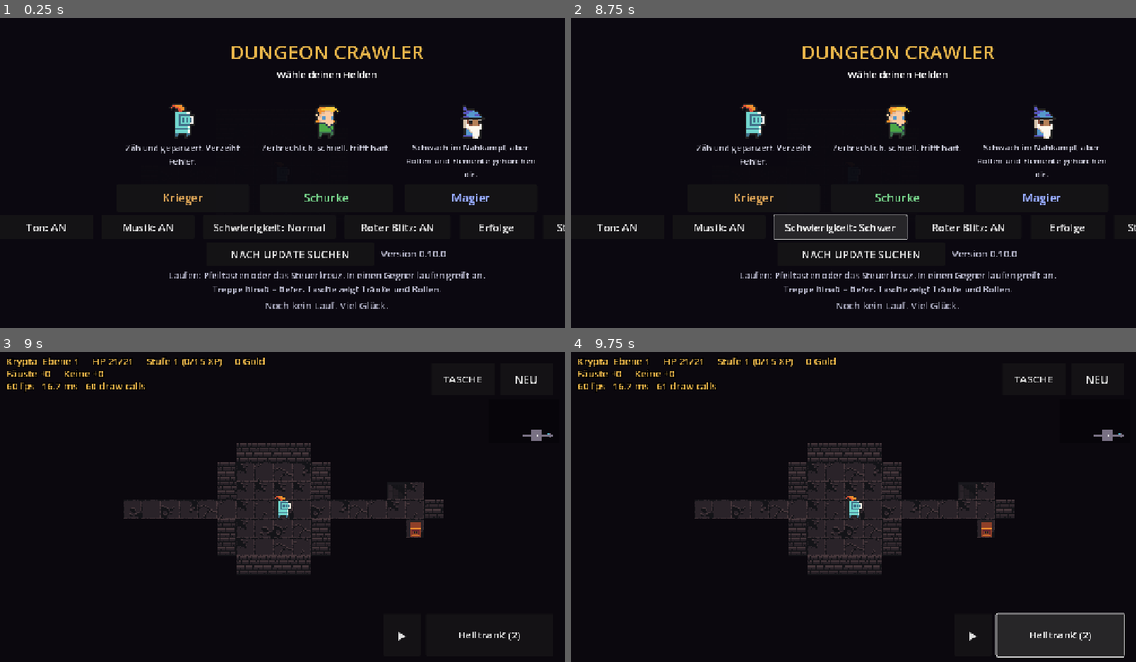
Above: before the commit, frames 1-4 (two rows, left to right).
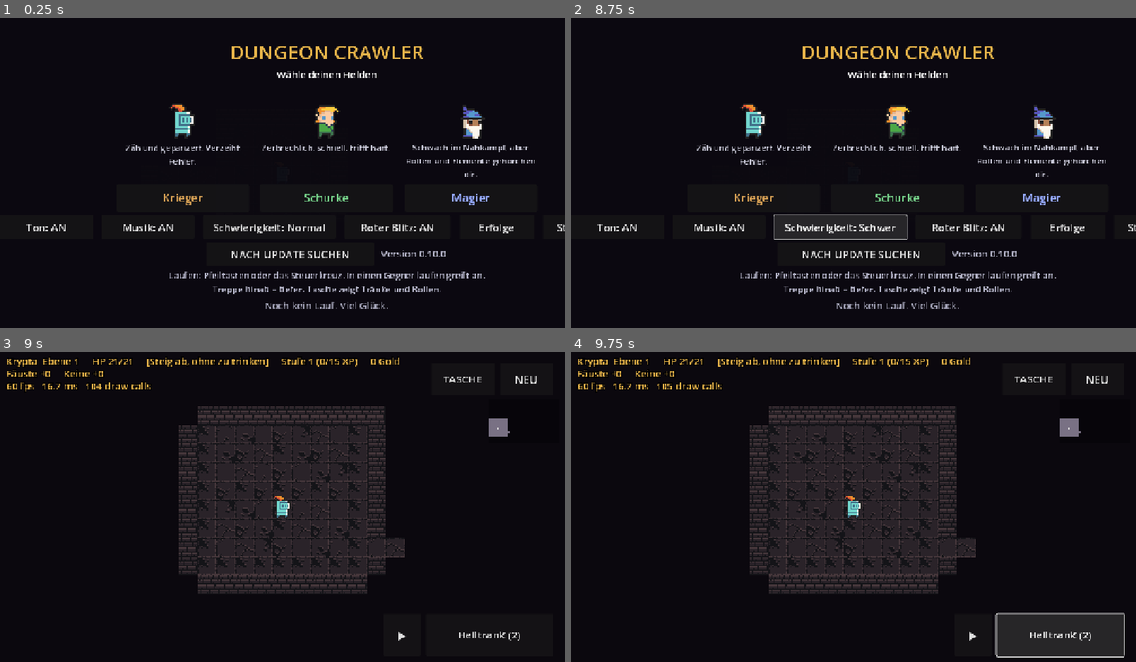
Above: after the commit, the same moments.

Repository: GermanDudeXX/dungeon-crawler
Game: Godot game, scene res://scenes/main.tscn
Same seed, same stepped clock (60 frames per second), same inputs: the game is played once before the commit and once after it.
Inputs:
- Up to frame 1 (0.25 s): no input
- Up to frame 2 (8.75 s): click "Ton: AN" at 0.5 s; click "Ton: AUS" at 1.25 s; click "Musik: AN" at 2 s; click "Musik: AUS" at 2.75 s; click "Roter Blitz: AN" at 3.5 s; click "Roter Blitz: AUS" at 4.25 s; click "Schwierigkeit: Normal" at 5 s; click "Schwierigkeit: Schwer" at 5.75 s; click "Schwierigkeit: Hardcore" at 6.5 s; click "Schwierigkeit: Leicht" at 7.25 s; click "Schwierigkeit: Normal" at 8 s
- Up to frame 3 (9 s): click "Krieger" at 8.75 s
- Up to frame 4 (9.75 s): click "Heiltrank (2)" at 9.5 s

Frames 1-2 are identical in both runs. In frame 3, 13% of the frame differs, in the area x 15-98%, y 1-78%; in frame 4, 13%.

Commit message:
Godot: ein Auftrag pro Ebene
Räume die Ebene, öffne die Truhe, berühre den Schrein, erschlage den
Anführer, steig ab ohne zu trinken, steig ab ohne Schaden. Freiwillig:
eine Ebene ist fertig, wenn man die Treppe findet, und ein Ziel, das man
erfüllen muss, ist eine Pflicht statt ein Grund, sich umzusehen. Bezahlt
wird beim Abstieg, in Gold und manchmal einem Trank.

Gewählt wird erst, wenn die Ebene fertig eingerichtet ist, und nur aus
dem, was sie hergibt: der Auftrag, eine Truhe zu öffnen, auf einer Ebene
ohne Truhe wäre kein Ziel, sondern ein Fehler mit Belohnung. Die beiden
"ohne"-Aufträge entscheiden sich erst auf der Treppe - sie handeln
davon, was nicht passiert ist, und vorher steht das nicht fest.

Der Selbsttest baut dreißig Ebenen und prüft, dass kein Auftrag etwas
verlangt, was die Ebene nicht hat; räumt dann eine leer und verlangt,
dass der Auftrag das merkt und auf der Treppe auszahlt - und dass ein
verfehlter nichts zahlt.

Co-Authored-By: Claude Opus 5 <noreply@anthropic.com>
Claude-Session: https://claude.ai/code/session_01WQiUvBCjkdxtXigdz77eh9

Diff:
--- a/godot/scripts/data.gd
+++ b/godot/scripts/data.gd
@@ -726,3 +726,19 @@
 		if roll <= 0.0:
 			return theme
 	return pool[-1]
+
+
+# --- Aufträge -------------------------------------------------------------
+# One optional goal per floor, paid out on the way down. Optional on
+# purpose: a floor is finished by finding the stairs, and a goal that has
+# to be met is a chore rather than a reason to look around. "needs" names
+# what the floor must contain for the goal to make sense at all.
+const QUESTS := [
+	{"id": "clear", "name": "Räume die Ebene", "gold": 20, "potion": 0},
+	{"id": "chest", "name": "Öffne die Truhe", "needs": "chest", "gold": 15, "potion": 1},
+	{"id": "shrine", "name": "Berühre den Schrein", "needs": "shrine", "gold": 15, "potion": 0},
+	{"id": "dry", "name": "Steig ab, ohne zu trinken", "gold": 25, "potion": 1},
+	{"id": "unhurt", "name": "Steig ab, ohne Schaden zu nehmen", "gold": 35, "potion": 1},
+	{"id": "boss", "name": "Erschlage den Anführer", "needs": "boss", "gold": 40, "potion": 1},
+]
+const QUEST_CHANCE := 0.7
--- a/godot/scripts/game.gd
+++ b/godot/scripts/game.gd
@@ -60,6 +60,9 @@
 var chest = null                ## {cell, mimic, opened}
 var shops: Array = []           ## {cell, kind}
 var stairs_locked := false
+var quest := {}                  ## this floor's optional goal
+var drank_here := false          ## a flask was opened on this floor
+var hurt_here := false           ## something got through on this floor
 var theme := {}                  ## this floor's themed room, if it has one
 var doors := {}                  ## cell -> true when open
 var webs := {}                   ## cell -> a widow's web, walked into once
@@ -325,6 +328,14 @@
 	# from a file has 2.0 where it had 2. Nothing breaks - every use
 	# goes through int() - but the run is then not quite the run that
 	# was saved, and a comparison of the two says so.
+	quest = {}
+	var order: Dictionary = save.get("quest", {})
+	if not order.is_empty():
+		quest = {"id": str(order["id"]), "name": str(order["name"]),
+			"done": bool(order["done"]), "gold": int(order["gold"]),
+			"potion": int(order["potion"])}
+	drank_here = bool(save.get("drank_here", false))
+	hurt_here = bool(save.get("hurt_here", false))
 	theme = {}
 	var stored: Dictionary = save.get("theme", {})
 	if not stored.is_empty():
@@ -471,6 +482,8 @@
 	# escape a bad floor - the floor above is regenerated too - it is
 	# there so a staircase reads as a staircase in both directions.
 	up_stairs = start
+	drank_here = false
+	hurt_here = false
 	_populate()
 	recompute_fov()
 	paint()
@@ -481,6 +494,8 @@
 		_announce.clear()
 	elif depth > 1 and Data.tier_for(depth)["id"] != Data.tier_for(depth - 1)["id"]:
 		banner(tier.get("name", ""), tier.get("tint", Color.WHITE))
+
+	_set_quest()
 
 	# The floor is the natural checkpoint: it is the one moment where
 	# the whole level is settled and nothing is half-resolved.
@@ -1029,6 +1044,7 @@
 		if dead:
 			return
 		if target == stairs:
+			_settle_quest()
 			depth += 1
 			audio.play("stairs")
 			say("Du steigst hinab - Ebene %d." % depth)
@@ -1050,6 +1066,87 @@
 	enemy_turn()
 	recompute_fov()
 	paint()
+
+
+## Picks this floor's optional goal, from the ones the floor can
+## actually satisfy: an order to open a chest on a floor without one is
+## not a goal, it is a bug with a reward attached.
+func _set_quest() -> void:
+	quest = {}
+	if rng.randf() >= Data.QUEST_CHANCE:
+		return
+	var pool: Array = []
+	for entry in Data.QUESTS:
+		match entry.get("needs", ""):
+			"chest":
+				if chest == null:
+					continue
+			"shrine":
+				if shrine == null:
+					continue
+			"boss":
+				if not boss_alive():
+					continue
+		pool.append(entry)
+	if pool.is_empty():
+		return
+	var picked: Dictionary = pool[rng.randi() % pool.size()]
+	quest = {"id": picked["id"], "name": picked["name"], "done": false,
+		"gold": int(picked["gold"]), "potion": int(picked["potion"])}
+
+
+## Called whenever something happens that a goal might be about. Cheap,
+## and it keeps every condition next to the thing it watches instead of
+## in one place that has to know about all of them.
+func _quest_progress() -> void:
+	if quest.is_empty() or quest.get("done", false):
+		return
+	var met := false
+	match quest["id"]:
+		"clear":
+			met = true
+			for monster in monsters:
+				if monster.is_alive():
+					met = false
+					break
+		"chest":
+			met = chest != null and chest["opened"]
+		"shrine":
+			met = shrine == null
+		"boss":
+			met = not boss_alive()
+		"dry", "unhurt":
+			# These two can only be settled on the stairs: they are about
+			# what did not happen, and the floor is not over yet.
+			return
+	if not met:
+		return
+	quest["done"] = true
+	audio.play("levelup")
+	banner("Auftrag erfüllt", Color(0.55, 0.85, 0.98))
+	say("Auftrag erfüllt: %s." % quest["name"])
+
+
+## Paid out on the way down - and the two "without" goals are decided
+## here, since only now is it certain nothing happened.
+func _settle_quest() -> void:
+	if quest.is_empty():
+		return
+	match quest["id"]:
+		"dry":
+			quest["done"] = not drank_here
+		"unhurt":
+			quest["done"] = not hurt_here
+	if not quest.get("done", false):
+		say("Auftrag verfehlt: %s." % quest["name"])
+		return
+	var gold: int = int(quest["gold"]) + depth * 3
+	player.gold += gold
+	var flasks: int = int(quest["potion"])
+	if flasks > 0:
+		player.add_potion(Data.pick_potion(depth, rng, false), flasks)
+	audio.play("coin")
+	say("Belohnung: %d Gold%s." % [gold, " und ein Trank" if flasks > 0 else ""])
 
 
 ## Turns one room on the floor into something: a library, an armoury, a
@@ -1367,6 +1464,7 @@
 		_actor_nodes[monster].queue_free()
 		_actor_nodes.erase(monster)
 	monsters.erase(monster)
+	_quest_progress()
 
 ## Two halves beside the cell the thing died on.
 func _split(monster) -> void:
@@ -1608,6 +1706,7 @@
 			_retaliate(monster)
 			return
 	player.hp -= damage
+	hurt_here = true
 	# Some things feed on what they take.
 	if monster.drains > 0.0 and monster.hp < monster.max_hp:
 		var drawn: int = maxi(1, int(round(damage * monster.drains)))
@@ -1846,6 +1945,7 @@
 		# total left the hero holding a flask that was not any kind.
 		player.add_potion(Data.pick_potion(depth, rng))
 		say("Die Truhe enthält %d Gold und einen Trank." % gold)
+		_quest_progress()
 		return
 	# Beside the chest, never on it: a chest is opened by walking
 	# onto it, so the hero is standing there - and a monster sharing
@@ -2000,6 +2100,7 @@
 		return
 
 	player.add_potion(id, -1)
+	drank_here = true
 	# One flask is enough to lose it - that is the whole point of
 	# the achievement.
 	potion_free = false
@@ -2087,6 +2188,7 @@
 	if shrine == null or shrine != cell:
 		return
 	shrine = null
+	_quest_progress()
 	var id := Data.pick_shrine(rng)
 	match id:
 		"vitality":
@@ -3742,6 +3844,9 @@
 		tier.get("name", ""), depth, player.hp, player.max_hp]
 	if player.shield > 0:
 		line += " +%d Schild" % player.shield
+	if not quest.is_empty():
+		line += "     [%s%s]" % [quest["name"],
+			" ✓" if quest.get("done", false) else ""]
 	line += "     Stufe %d (%d/%d XP)     %d Gold" % [
 		player.level, player.xp, player.xp_to_next, player.gold]
 	# What is in your hands, by name, on a line of its own: a rarity
--- a/godot/scripts/save.gd
+++ b/godot/scripts/save.gd
@@ -95,6 +95,9 @@
 		"webs": webs,
 		"doors": doors,
 		"theme": game.theme,
+		"quest": game.quest,
+		"drank_here": game.drank_here,
+		"hurt_here": game.hurt_here,
 		"explored": explored,
 		"monsters": monsters,
 		"items": items,
--- a/godot/scripts/selftest.gd
+++ b/godot/scripts/selftest.gd
@@ -79,6 +79,7 @@
 	_check_diagonals()
 	_check_doors()
 	_check_themes()
+	_check_quests()
 	_check_elements()
 	_check_up_stairs()
 	_check_boss_phases()
@@ -519,6 +520,8 @@
 		"Buffs=%s Rollen=%s" % [_stable(p.buffs), _stable(p.scrolls)],
 		"Schrein=%s" % str(_game.shrine),
 		"Thema=%s" % _stable(_game.theme),
+		"Auftrag=%s trocken=%s heil=%s" % [_stable(_game.quest),
+			str(_game.drank_here), str(_game.hurt_here)],
 		"Angriff=%d Verteidigung=%d Krit=%.3f Minderung=%.3f Gold x%.2f" % [
 			p.base_power, p.base_defense, p.bonus_crit, p.damage_reduction, p.gold_mult],
 		"Regen=%d/%d offen=%d" % [p.regen_counter, p.regen_interval, p.pending_perks],
@@ -1864,3 +1867,61 @@
 	_game._enter_theme(middle)
 	if not _game.theme.get("seen", false):
 		_complain("Themenraum meldet sich nicht, wenn man drin steht")
+
+
+## Floor orders: they must only ask for things the floor holds, they
+## must notice when the thing happens, and they must pay out on the way
+## down. An order to open a chest on a floor without one is not a goal,
+## it is a bug with a reward attached.
+func _check_quests() -> void:
+	_settle()
+	var kinds := {}
+	for _try in 30:
+		_game.depth = 4 + (_try % 8)
+		_game.new_level()
+		if _game.quest.is_empty():
+			continue
+		kinds[_game.quest["id"]] = true
+		if _game.quest.get("done", true):
+			_complain("Auftrag gilt sofort als erfüllt", str(_game.quest["id"]))
+		match _game.quest["id"]:
+			"chest":
+				if _game.chest == null:
+					_complain("Auftrag verlangt eine Truhe, die es nicht gibt")
+			"shrine":
+				if _game.shrine == null:
+					_complain("Auftrag verlangt einen Schrein, den es nicht gibt")
+			"boss":
+				if not _game.boss_alive():
+					_complain("Auftrag verlangt einen Boss, den es nicht gibt")
+	if kinds.is_empty():
+		_complain("in dreißig Ebenen kein einziger Auftrag")
+		return
+
+	# "Räume die Ebene" has to notice when the last one falls.
+	for _try in 40:
+		_game.depth = 5
+		_game.new_level()
+		if not _game.quest.is_empty() and _game.quest["id"] == "clear":
+			break
+	if _game.quest.is_empty() or _game.quest["id"] != "clear":
+		return
+	for monster in _game.monsters.duplicate():
+		_game.monsters.erase(monster)
+	_game._quest_progress()
+	if not _game.quest.get("done", false):
+		_complain("geräumte Ebene erfüllt den Auftrag nicht")
+
+	# And the reward arrives on the stairs.
+	var gold_before: int = _game.player.gold
+	_game._settle_quest()
+	if _game.player.gold <= gold_before:
+		_complain("erfüllter Auftrag zahlt nichts aus")
+
+	# A failed one pays nothing.
+	_game.quest = {"id": "clear", "name": "Prüfung", "done": false, "gold": 20, "potion": 1}
+	gold_before = _game.player.gold
+	_game._settle_quest()
+	if _game.player.gold != gold_before:
+		_complain("verfehlter Auftrag zahlt trotzdem")
+	_settle()
